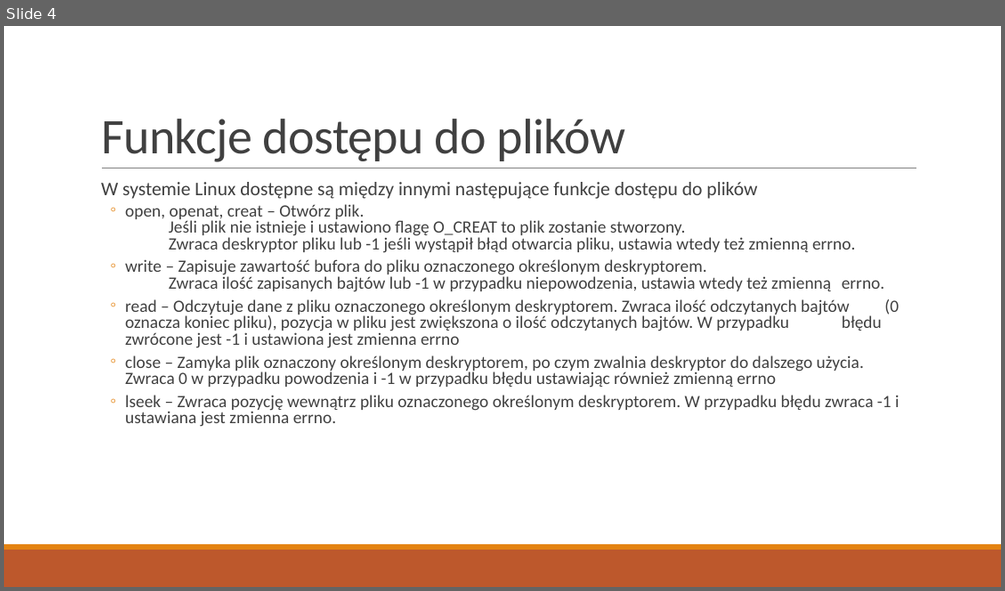
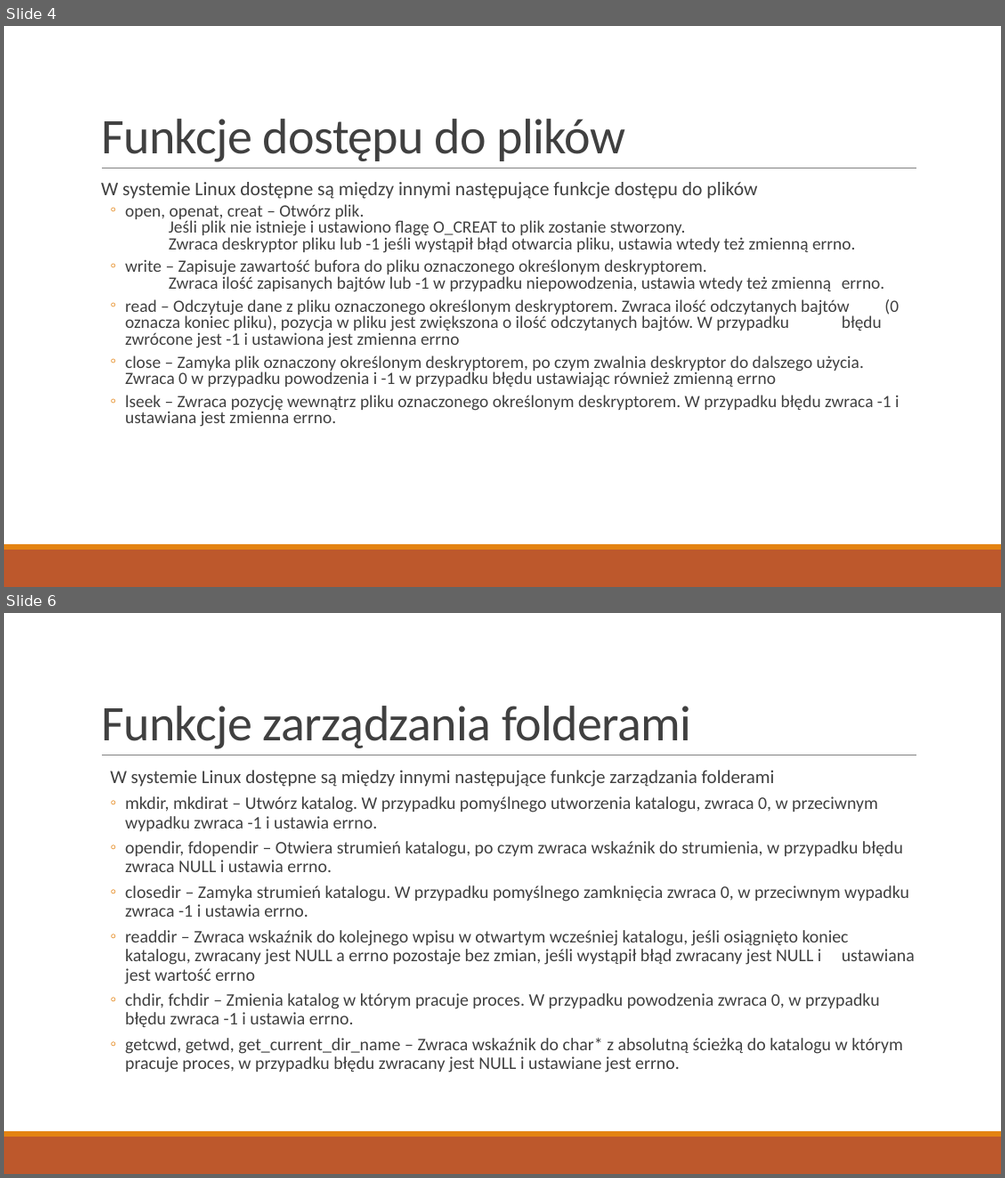
Before and after one commit to Epacik/ZaliczenieSystemowOperacyjnych, a slide deck: Projekt - Damian Kuśmierz.pptx. Shown one above the other, each under a label of ours: slide 4 before the commit, slides 4 and 6 after it; the slides between them are not shown. The pictures are 1005x591 and 1005x1178 pixels, drawn with LibreOffice and Linux fonts; fonts in the diff are those of the drawing. Boxes give left, top, right and bottom in pixels: in the first picture for what was removed or moved away, otherwise in the second. Text is boxed around its words. In the diff, an @@ line names an element or a change of style, - is before the commit and + after.

```diff
--- a/Projekt - Damian Kuśmierz.pptx
+++ b/Projekt - Damian Kuśmierz.pptx
@@ slide 6 added at bbox=[4, 613, 1001, 1174], background #FFFFFF; not listed: 3 template elements that a slide beside it also shows @@
@@ title added at bbox=[101, 706, 692, 749], 48 pt, text #404040 @@
+Funkcje zarządzania folderami
@@ text added at bbox=[110, 770, 914, 1072], 17 pt, text #404040 @@
+  W systemie Linux dostępne są między innymi następujące funkcje zarządzania folderami
+  ◦ mkdir, mkdirat – Utwórz katalog. W przypadku pomyślnego utworzenia katalogu, zwraca 0, w przeciwnym wypadku zwraca -1 i ustawia errno.
+  ◦ opendir, fdopendir – Otwiera strumień katalogu, po czym zwraca wskaźnik do strumienia, w przypadku błędu zwraca NULL i ustawia errno.
+  ◦ closedir – Zamyka strumień katalogu. W przypadku pomyślnego zamknięcia zwraca 0, w przeciwnym wypadku zwraca -1 i ustawia errno.
+  ◦ readdir – Zwraca wskaźnik do kolejnego wpisu w otwartym wcześniej katalogu, jeśli osiągnięto koniec katalogu, zwracany jest NULL a errno pozostaje bez zmian, jeśli wystąpił błąd zwracany jest NULL i ustawiana jest wartość errno
+  ◦ chdir, fchdir – Zmienia katalog w którym pracuje proces. W przypadku powodzenia zwraca 0, w przypadku błędu zwraca -1 i ustawia errno.
+  ◦ getcwd, getwd, get_current_dir_name – Zwraca wskaźnik do char* z absolutną ścieżką do katalogu w którym pracuje proces, w przypadku błędu zwracany jest NULL i ustawiane jest errno.
```
Also in this commit, not shown: 2 slides changed, 4 other slides added, 1 slide removed, 1 other file.
